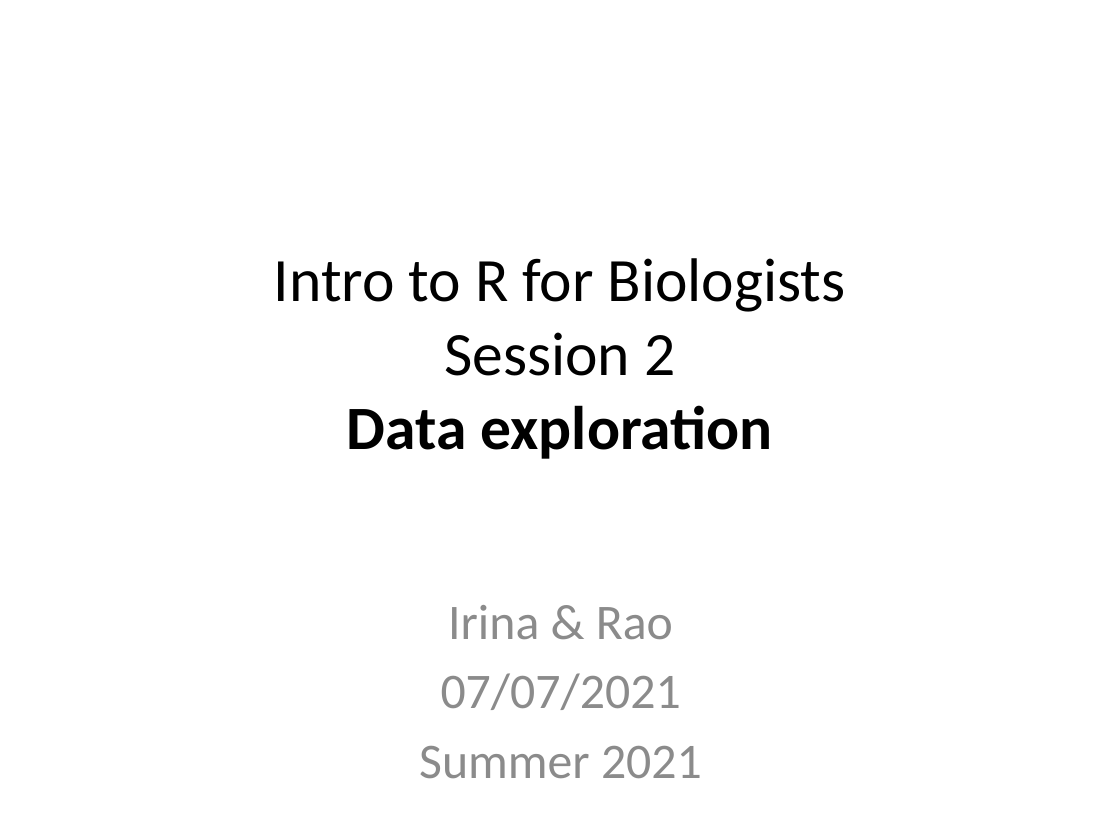
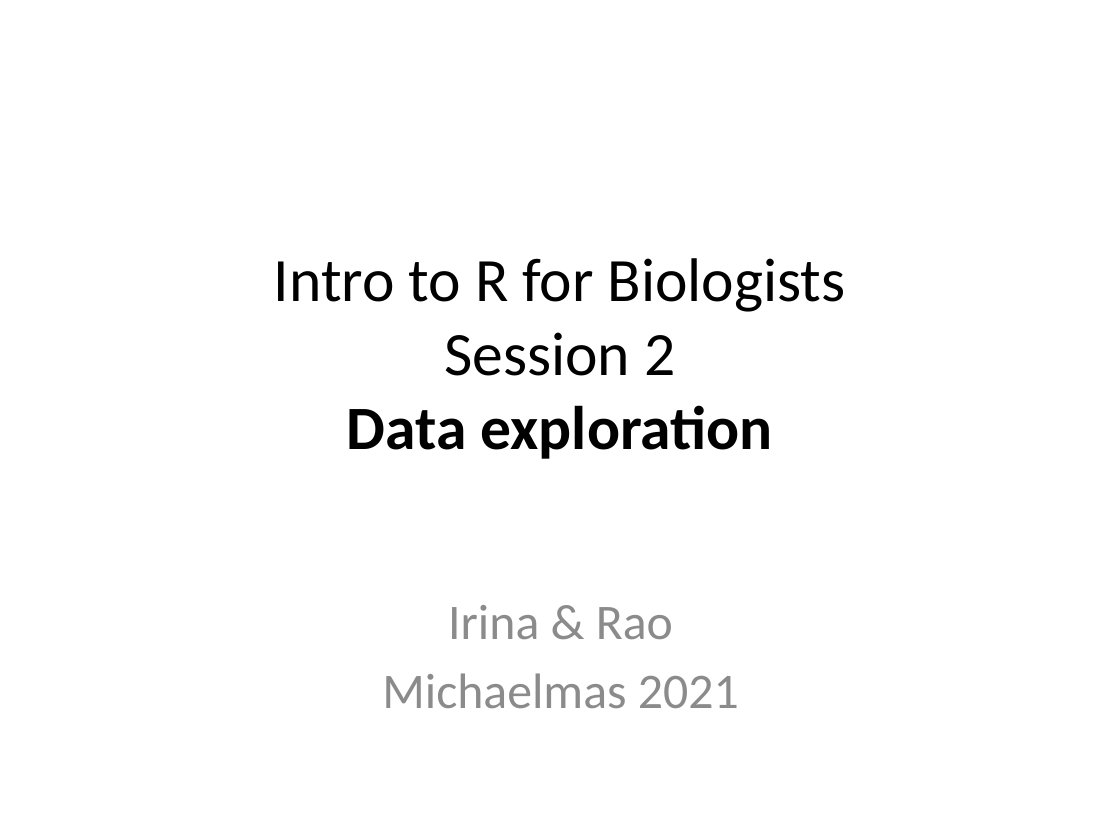
Before and after one commit to sraorao/MSD_R_course_MT2021, a slide deck: slide 1 of powerpoint files/Session2.pptx. Drawn at 1120x840 pixels with LibreOffice and Linux fonts; fonts in the diff are those of the drawing. Boxes give left, top, right and bottom in pixels: in the first picture for what was removed or moved away, otherwise in the second. Text is boxed around its words. In the diff, an @@ line names an element or a change of style, - is before the commit and + after.

```diff
--- a/powerpoint files/Session2.pptx
+++ b/powerpoint files/Session2.pptx
@@ subtitle at (382, 673, 739, 708): text changed @@
-07/07/2021
-Summer 2021
+Michaelmas 2021
```
Also in this commit, not shown: 15 other files.
